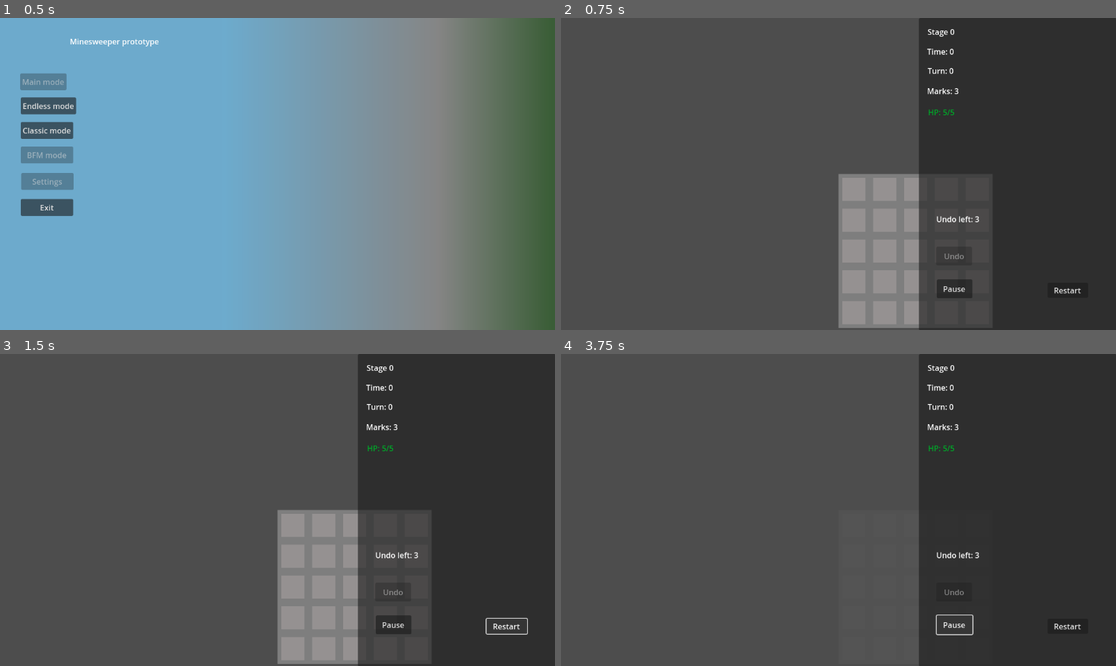
Above: before the commit, frames 1-4 (two rows, left to right).
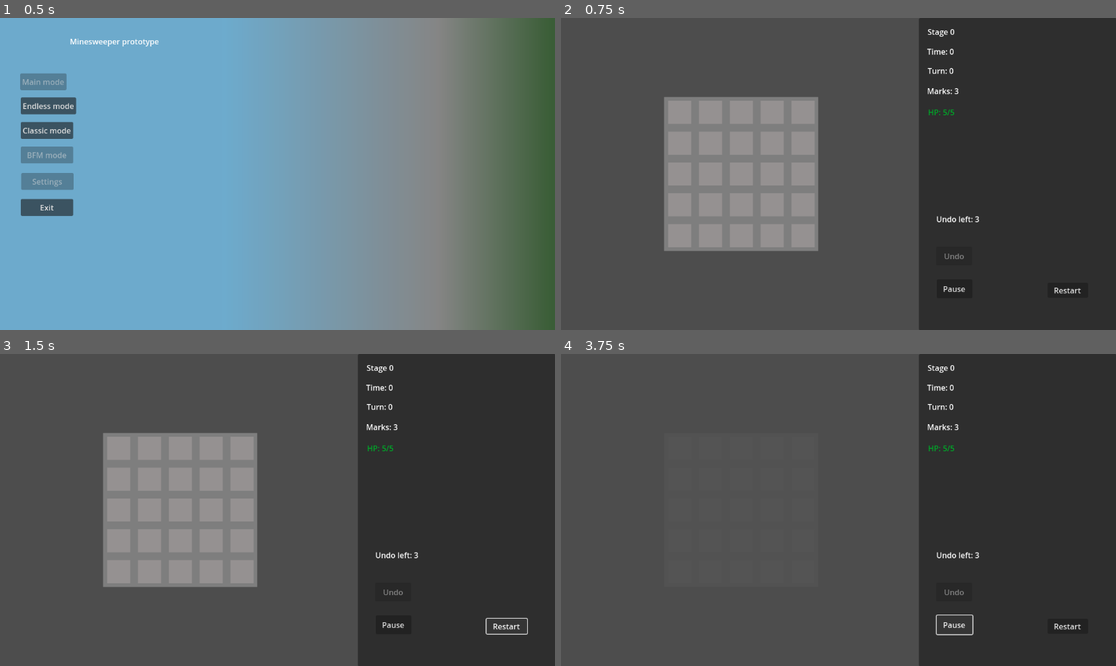
Above: after the commit, the same moments.

Repository: RevanVI/Minesweeper
Game: Godot game, scene res://scenes/gui/main_menu.tscn
Same seed, same stepped clock (60 frames per second), same inputs: the game is played once before the commit and once after it.
Inputs:
- Up to frame 1 (0.5 s): no input
- Up to frame 2 (0.75 s): click "Endless mode" at 0.5 s
- Up to frame 3 (1.5 s): click "Restart" at 1.25 s
- Up to frame 4 (3.75 s): click "Restart" at 2 s; click "Restart" at 2.75 s; click "Pause" at 3.5 s

Frame 1 is identical in both runs. In frame 2, 24% of the frame differs, in the area x 18-78%, y 25-100%; in frame 3, 24%; in frame 4, less than 0.1%.
Error before the commit: Invalid operands 'Vector2i' and 'Vector2' in operator '*'. (res://scripts/game_logic/camera_controller.gd:72)

Commit message:
Fix operands mismatch

Diff:
--- a/scripts/game_logic/camera_controller.gd
+++ b/scripts/game_logic/camera_controller.gd
@@ -69,7 +69,7 @@
 	# Global constant? manual setup in generator?
 	var ui_size: float = 0.65 # X anchor of ui control
 	if pos_limits:
-		var cam_offset: Vector2 = get_viewport().size * Vector2(0.5 - ui_size / 2, 0)
+		var cam_offset: Vector2 = get_viewport().size * 1.0 * Vector2(0.5 - ui_size / 2, 0.0)
 		position = pos_limits.get_center() + cam_offset
 	else:
 		position = Vector2(0, 0)
